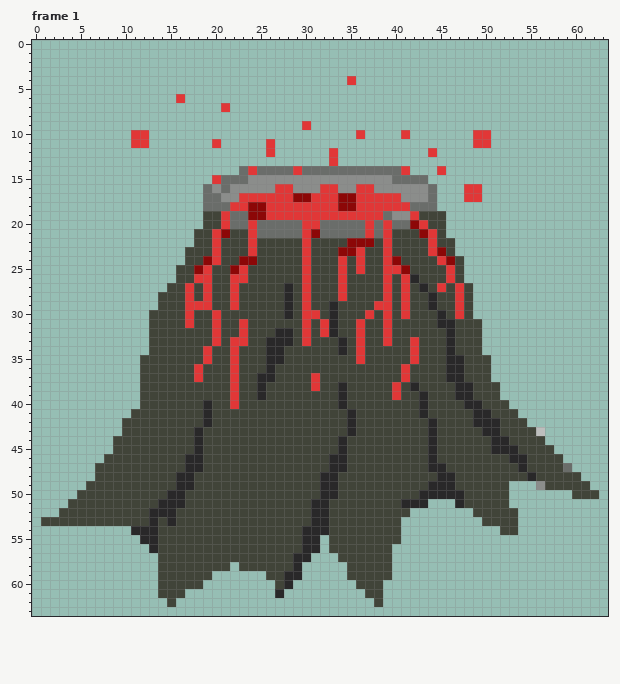
Pixel-art file, stored at games/long-way/assets/art/characters/volcano.aseprite. The picture above was drawn from the file before the commit.
64x64 pixels, 1 frame. Shown: frame 1. The commit also changed other frames, which this record leaves out.
Now the later version:
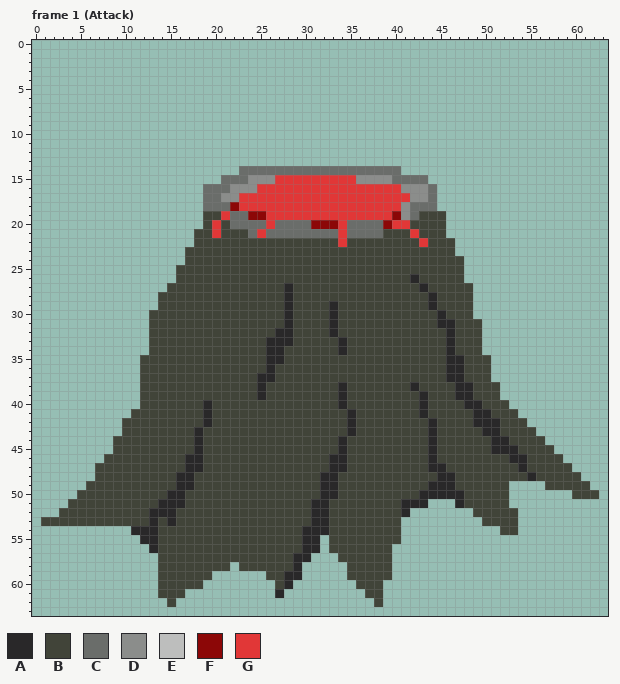
Palette (. is transparent): A #292829  B #414439  C #6a6d6a  D #8b8d8b  E #bdbebd  F #8c0707  G #e13737
What changed:
layer "base" added
layer "rim" added
layer "lava" added
layer "Layer 1" removed
--- frame 1 (Attack)
@@ x 0..63 @@
  3 ................................................................
- 4 ...................................G............................
+ 4 ................................................................
  5 ................................................................
- 6 ................G...............................................
- 7 .....................G..........................................
+ 6 ................................................................
+ 7 ................................................................
  8 ................................................................
- 9 ..............................G.................................
-10 ...........GG.......................G....G.......GG.............
-11 ...........GG.......G.....G......................GG.............
-12 ..........................G......G..........G...................
-13 .................................G..............................
-14 .......................CGCCCCGCCCCCCCCCCCG...G..................
-15 ....................GCCCDDDDDDDDDDDDDDDDCCCC....................
-16 ...................CDCDDDDDGGDDDGGDDGGDDDDDDC...GG..............
-17 ...................CCDDGGGGGGFFGGGFFGGGGGDDDC...GG..............
-18 ...................CCCGGFFGGGGGGGGFFGGGGGGCCC...................
-19 ...................BBGCCFFGGGGGGGGGGGGGCDDGBBB..................
-20 ...................BBGCCGCCCCCGGCCCCCGCGCCFGBB..................
-21 ..................BBGFBBGCCCCCGFCCCCCGCGBBBFGB..................
-22 ..................BBGBBBGBBBBBGBBBBFFFBGBBBBGBB.................
-23 .................BBBGBBBGBBBBBGBBBFFGBBGBBBBGFB.................
-24 .................BBFGBBFFBBBBBGBBBGBGBBGFBBBBGFB................
-25 ................BBFGBBFGBBBBBBGBBBGBGBBGGFBBBBGB................
-26 ................BBGGBBGGBBBBBBGBBBGBBBBGBGABBBGB................
-27 ...............BBGBGBBGBBBBBABGBBBGBBBBGBGBABGBGB...............
-28 ..............BBBGBGBBGBBBBBABGBBBGBBBBGBGBBABBGB...............
-29 ..............BBBGGGBBGBBBBBABGBBABBBBGGBGBBABBGB...............
-30 .............BBBBGBBGBBBBBBBABGGBABBBGBGBGBBBABGB...............
-31 .............BBBBGBBGBBGBBBBBBGBGABBGBBGBBBBBAABBB..............
-32 .............BBBBBBBGBBGBBBAABGBGABBGBBGBBBBBBABBB..............
-33 .............BBBBBBBGBGGBBAAABGBBBABGBBGBBGBBBABBB..............
-34 .............BBBBBBGBBGBBBAABBBBBBABGBBBBBGBBBABBB..............
-35 ............BBBBBBBGBBGBBBAABBBBBBBBGBBBBBGBBBAABBB.............
-36 ............BBBBBBGBBBGBBBABBBBBBBBBBBBBBGBBBBAABBB.............
-37 ............BBBBBBGBBBGBBAABBBBGBBBBBBBBBGBBBBAABBB.............
-38 ............BBBBBBBBBBGBBABBBBBGBBABBBBBGBABBBBAABBB............
-39 ............BBBBBBBBBBGBBABBBBBBBBABBBBBGBBABBBAABBB............
-40 ............BBBBBBBABBGBBBBBBBBBBBABBBBBBBBABBBBAABBB...........
+ 9 ................................................................
+10 ................................................................
+11 ................................................................
+12 ................................................................
+13 ................................................................
+14 .......................CCCCCCCCCCCCCCCCCC.......................
+15 .....................CCCDDDGGGGGGGGGDDDDCCCC....................
+16 ...................CCCDDDGGGGGGGGGGGGGGGGDDDC...................
+17 ...................CCDDGGGGGGGGGGGGGGGGGGGDDC...................
+18 ...................CCCFGGGGGGGGGGGGGGGGGGDCCC...................
+19 ...................BBGCCFFGGGGGGGGGGGGGGFDCBBB..................
+20 ...................BGBCCCCGCCCCFFFGCCCCFGGBBBB..................
+21 ..................BBGBBBCGCCCCCCCCGCCCCBBBGBBB..................
+22 ..................BBBBBBBBBBBBBBBBGBBBBBBBBGBBB.................
+23 .................BBBBBBBBBBBBBBBBBBBBBBBBBBBBBB.................
+24 .................BBBBBBBBBBBBBBBBBBBBBBBBBBBBBBB................
+25 ................BBBBBBBBBBBBBBBBBBBBBBBBBBBBBBBB................
+26 ................BBBBBBBBBBBBBBBBBBBBBBBBBBABBBBB................
+27 ...............BBBBBBBBBBBBBABBBBBBBBBBBBBBABBBBB...............
+28 ..............BBBBBBBBBBBBBBABBBBBBBBBBBBBBBABBBB...............
+29 ..............BBBBBBBBBBBBBBABBBBABBBBBBBBBBABBBB...............
+30 .............BBBBBBBBBBBBBBBABBBBABBBBBBBBBBBABBB...............
+31 .............BBBBBBBBBBBBBBBABBBBABBBBBBBBBBBAABBB..............
+32 .............BBBBBBBBBBBBBBAABBBBABBBBBBBBBBBBABBB..............
+33 .............BBBBBBBBBBBBBAAABBBBBABBBBBBBBBBBABBB..............
+34 .............BBBBBBBBBBBBBAABBBBBBABBBBBBBBBBBABBB..............
+35 ............BBBBBBBBBBBBBBAABBBBBBBBBBBBBBBBBBAABBB.............
+36 ............BBBBBBBBBBBBBBABBBBBBBBBBBBBBBBBBBAABBB.............
+37 ............BBBBBBBBBBBBBAABBBBBBBBBBBBBBBBBBBAABBB.............
+38 ............BBBBBBBBBBBBBABBBBBBBBABBBBBBBABBBBAABBB............
+39 ............BBBBBBBBBBBBBABBBBBBBBABBBBBBBBABBBAABBB............
+40 ............BBBBBBBABBBBBBBBBBBBBBABBBBBBBBABBBBAABBB...........
 41 ...........BBBBBBBBABBBBBBBBBBBBBBBABBBBBBBABBBBBAABBB..........
 42 ..........BBBBBBBBBABBBBBBBBBBBBBBBABBBBBBBBABBBBAAABBB.........
-43 ..........BBBBBBBBABBBBBBBBBBBBBBBBABBBBBBBBABBBBBAABBBBE.......
+43 ..........BBBBBBBBABBBBBBBBBBBBBBBBABBBBBBBBABBBBBAABBBB........
 44 .........BBBBBBBBBABBBBBBBBBBBBBBBABBBBBBBBBABBBBBBAABBBB.......
@@ x 39..61 @@
 46 BBBBBABBBBBBBBAABBBB...
-47 BBBBBAABBBBBBBBABBBBC..
+47 BBBBBAABBBBBBBBABBBBB..
 48 BBBBBBAABBBBBBBBABBBBB.
-49 BBBBBAAABBBBBB...DBBBBB
+49 BBBBBAAABBBBBB....BBBBB
 50 BBBBAAAAABBBBB.......BB
 51 BBAAA...ABBBBB.........
-52 BBB.......BBBBB........
+52 BBA.......BBBBB........
 53 BB.........BBBB........
Where, in picture pixels (left, top, right, bottom), the same in both pictures:
erased: (347, 76, 356, 85)
changed: (131, 94, 491, 409)
changed: (536, 427, 572, 490)
changed: (401, 508, 410, 517)
